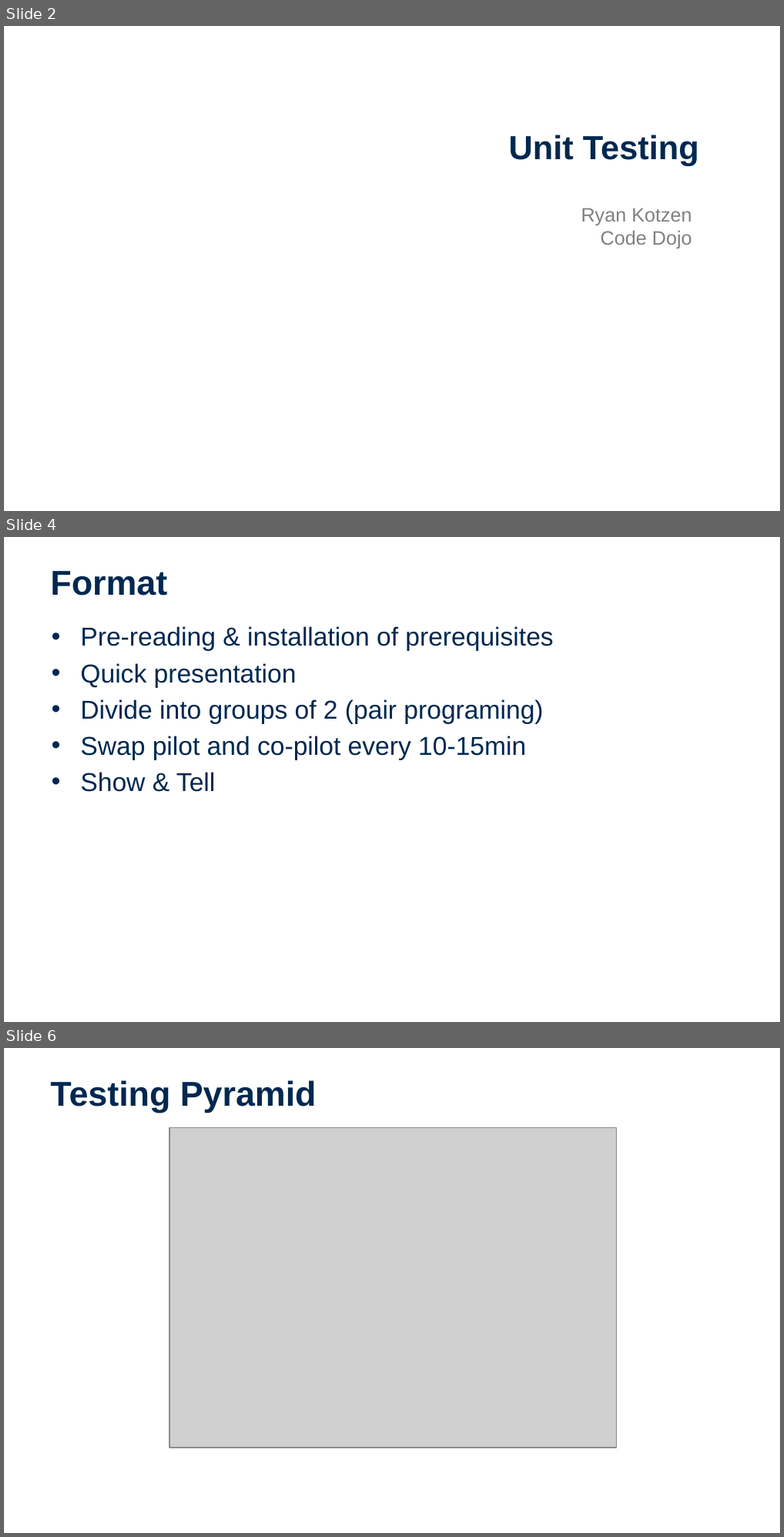
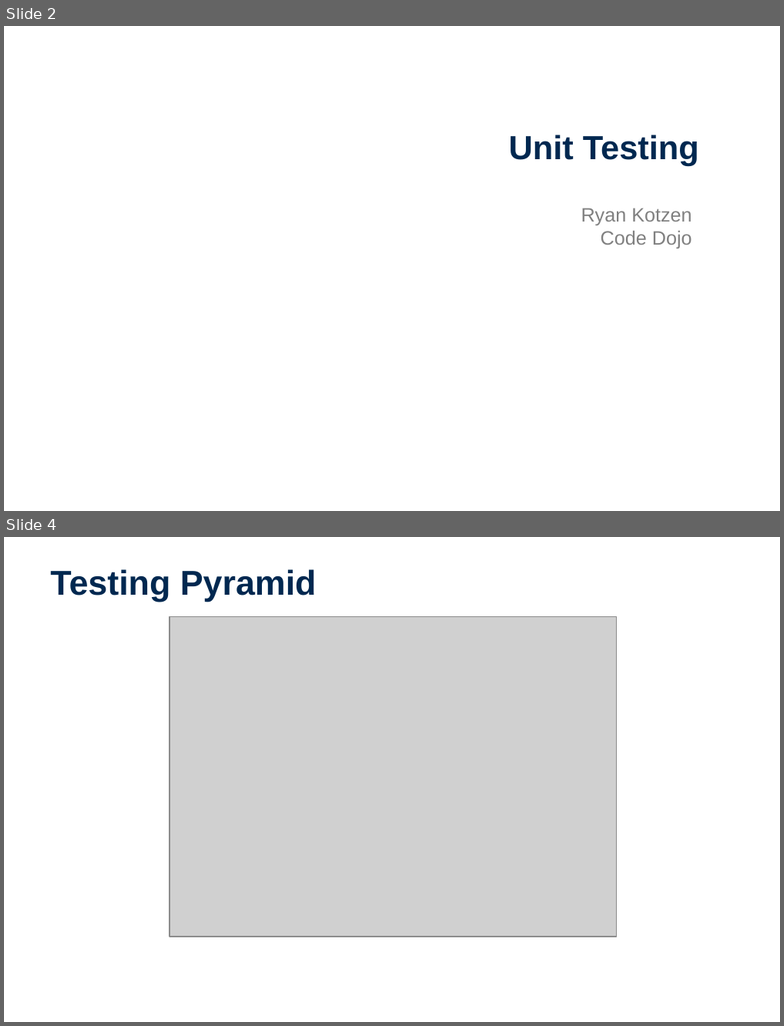
Before and after one commit to EntelectCodeDojo/Testing, a slide deck: CodeDojo-UnitTesting.pptx. Shown one above the other, each under a label of ours: slides 2, 4 and 6 before the commit, slides 2 and 4 after it; the slides between them are not shown. The pictures are 784x1537 and 784x1026 pixels, drawn with LibreOffice and Linux fonts; fonts in the diff are those of the drawing; grey boxes stand for pictures; background and template pictures are left out. Boxes give left, top, right and bottom in pixels: in the first picture for what was removed or moved away, otherwise in the second. Text is boxed around its words. In the diff, an @@ line names an element or a change of style, - is before the commit and + after.

```diff
--- a/CodeDojo-UnitTesting.pptx
+++ b/CodeDojo-UnitTesting.pptx
@@ slide 4 removed at box(4, 537, 780, 1022), background #FFFFFF @@
@@ title removed at box(50, 571, 167, 596) @@
-Format
@@ text removed at box(80, 626, 553, 792) @@
-• Pre-reading & installation of prerequisites
-• Quick presentation
-• Divide into groups of 2 (pair programing)
-• Swap pilot and co-pilot every 10-15min
-• Show & Tell
@@ what was slide 6 is now slide 4 @@
```
Also in this commit, not shown: 4 slides changed, 5 slides added, 1 other slide removed.
